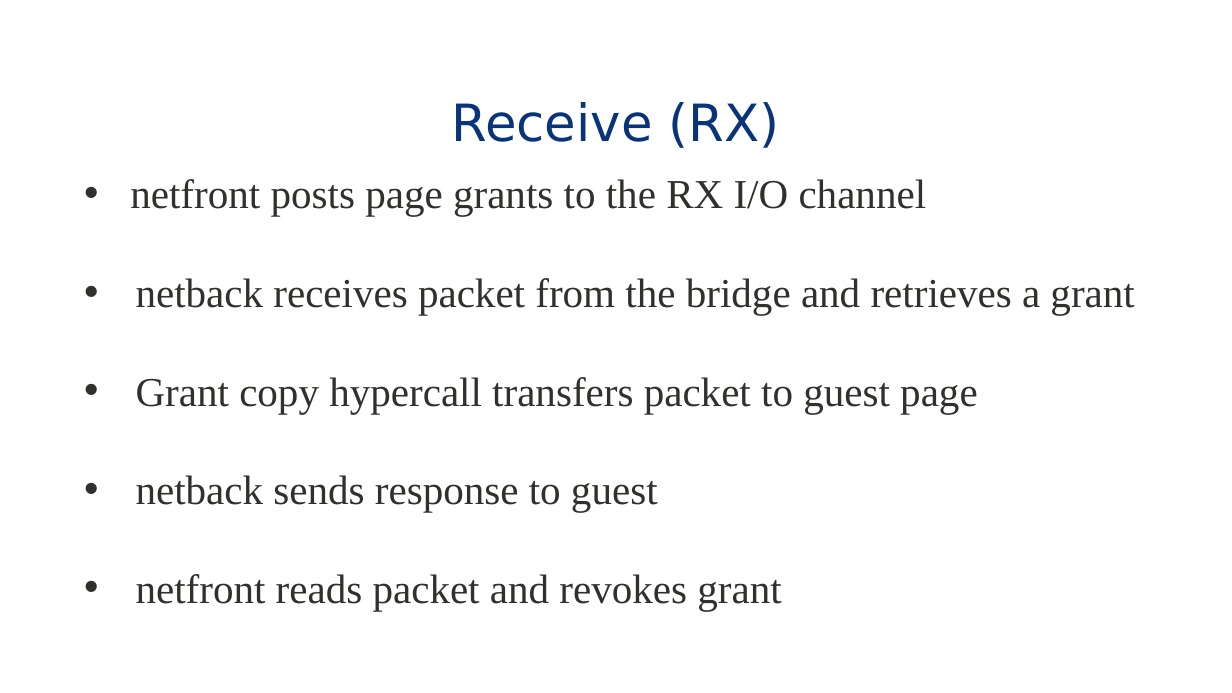
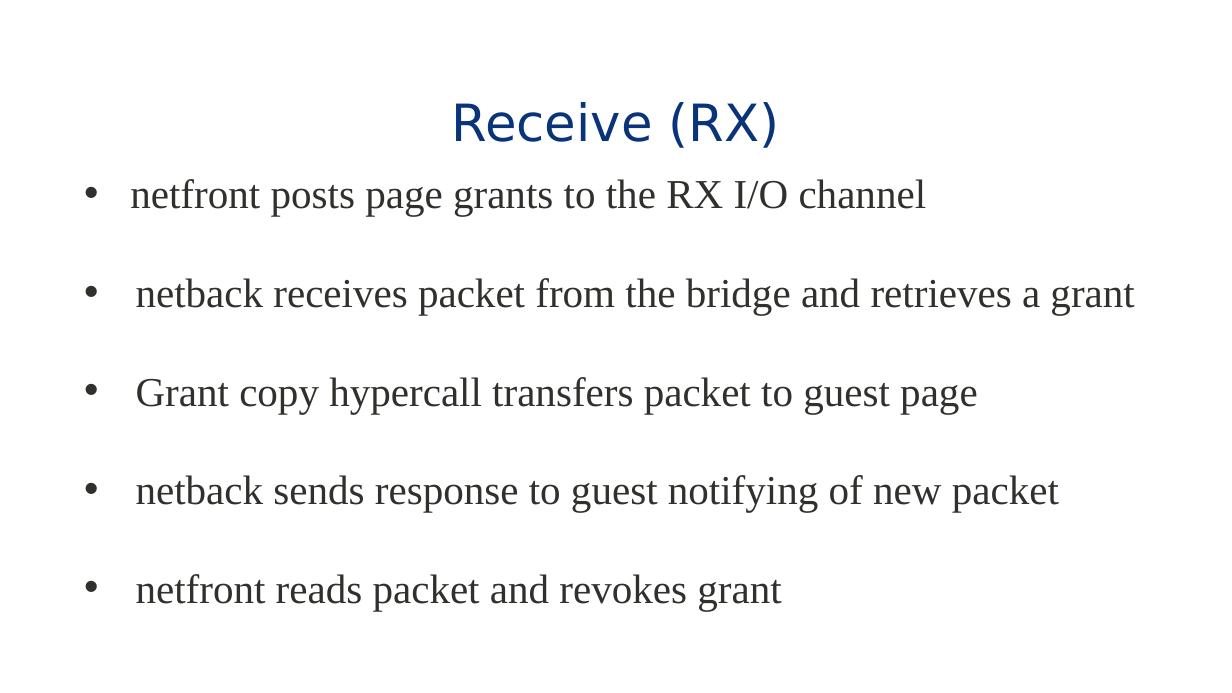
Before and after one commit to eddie-c-davis/cs-advos, a slide deck: slide 11 of presentations/Bridging.pptx. Drawn at 1232x693 pixels with LibreOffice and Linux fonts; fonts in the diff are those of the drawing; background and template pictures are left out. Boxes give left, top, right and bottom in pixels: in the first picture for what was removed or moved away, otherwise in the second. Text is boxed around its words. In the diff, an @@ line names an element or a change of style, - is before the commit and + after.

```diff
--- a/presentations/Bridging.pptx
+++ b/presentations/Bridging.pptx
@@ text at <box>136,475,1059,512</box>: text changed @@
-• netback sends response to guest
+• netback sends response to guest notifying of new packet
```
Also in this commit, not shown: 5 other slides changed, 7 slides added.
